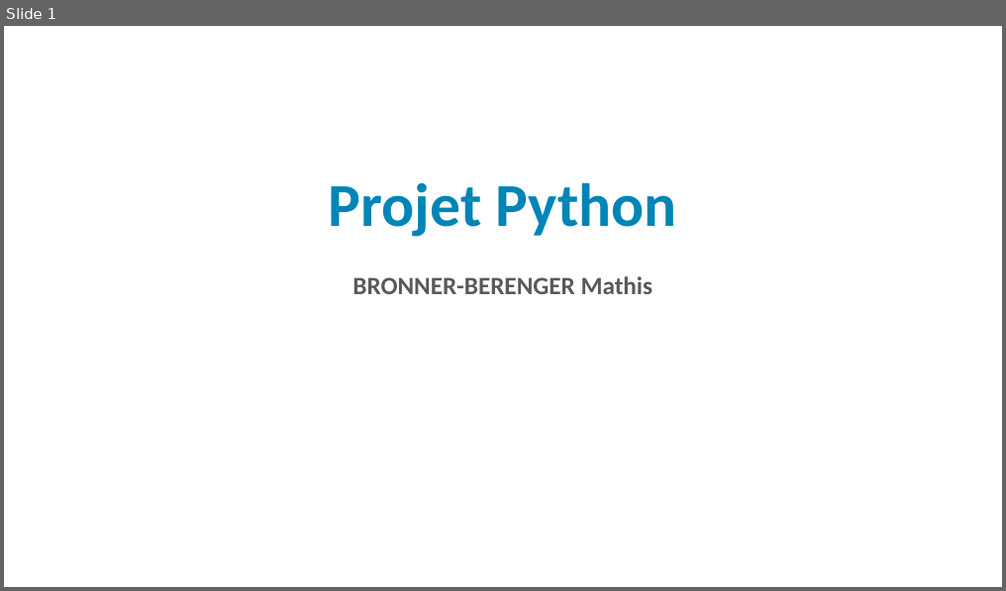
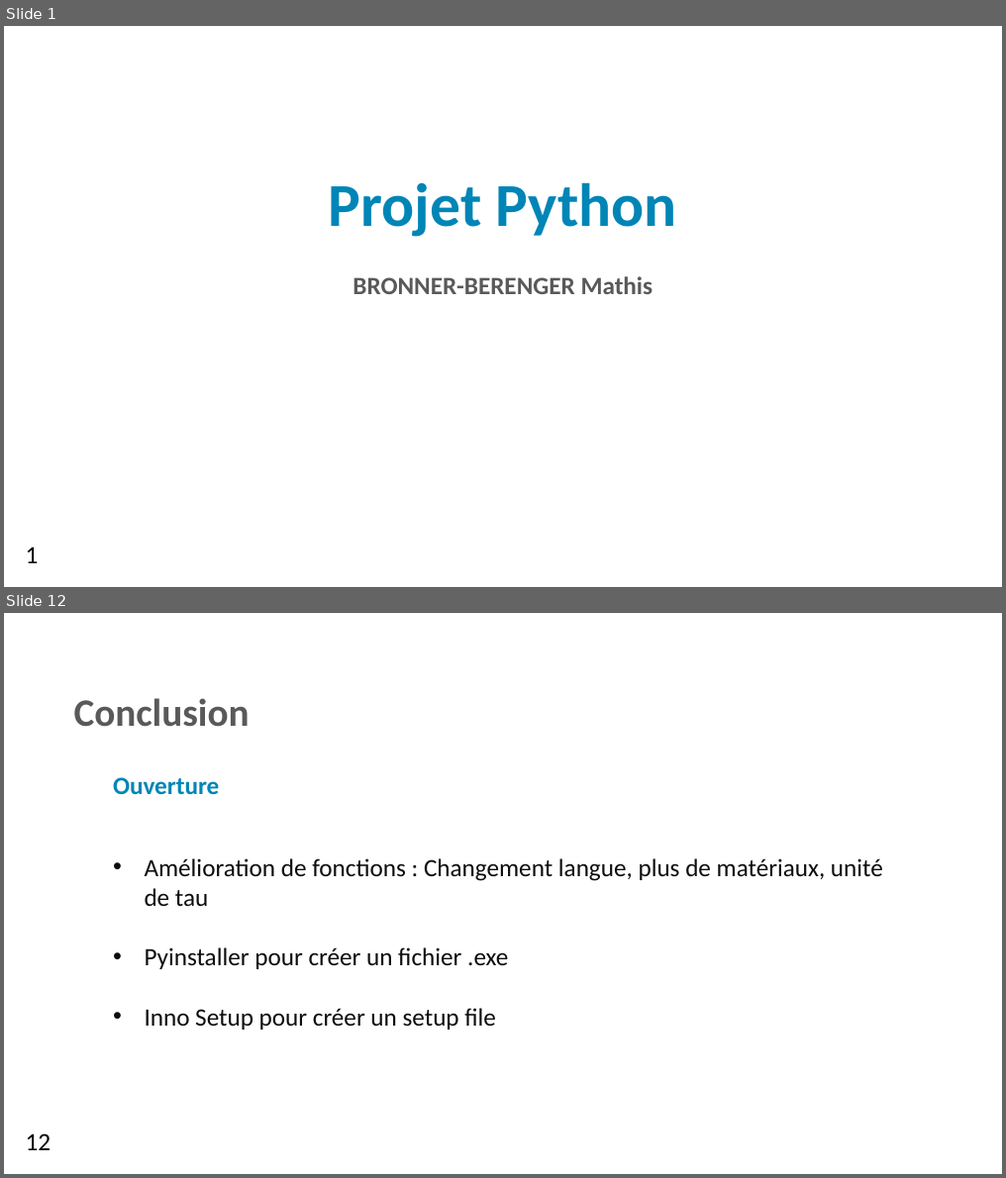
Before and after one commit to matmat201/Python_Project_M1, a slide deck: Présentation_Projet_Python.pptx. Shown one above the other, each under a label of ours: slide 1 before the commit, slides 1 and 12 after it; the slides between them are not shown. The pictures are 1006x591 and 1006x1178 pixels, drawn with LibreOffice and Linux fonts; fonts in the diff are those of the drawing; background and template pictures are left out. Boxes give left, top, right and bottom in pixels: in the first picture for what was removed or moved away, otherwise in the second. Text is boxed around its words. In the diff, an @@ line names an element or a change of style, - is before the commit and + after.

```diff
--- a/Présentation_Projet_Python.pptx
+++ b/Présentation_Projet_Python.pptx
@@ slide 12 added at (4, 613, 1002, 1174), background picture (left out) @@
@@ text added at (74, 698, 250, 727), 28 pt, text #595959, bold @@
+Conclusion
@@ text added at (113, 777, 219, 795), 18 pt, text #0085B6, bold @@
+Ouverture
@@ text added at (145, 859, 883, 1030), 18 pt, text #0D0D0D @@
+• Amélioration de fonctions : Changement langue, plus de matériaux, unité de tau
+• Pyinstaller pour créer un fichier .exe
+• Inno Setup pour créer un setup file
@@ text added at (26, 1134, 52, 1151), 18 pt, text #000000 @@
+12
@@ slide 1 changed as well @@
@@ text added at (26, 547, 39, 564), 18 pt, text #000000 @@
+1
```
Also in this commit, not shown: 10 other slides added, 1 slide removed.
